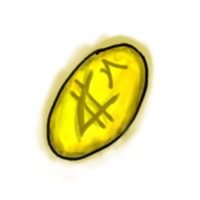
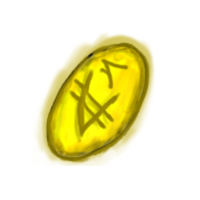
Layer changes from the first 200x200 image to the second:
painted on "credits2 lines" over [46, 42, 151, 163]
painted on "credits2 glow" over [34, 166, 104, 183]
